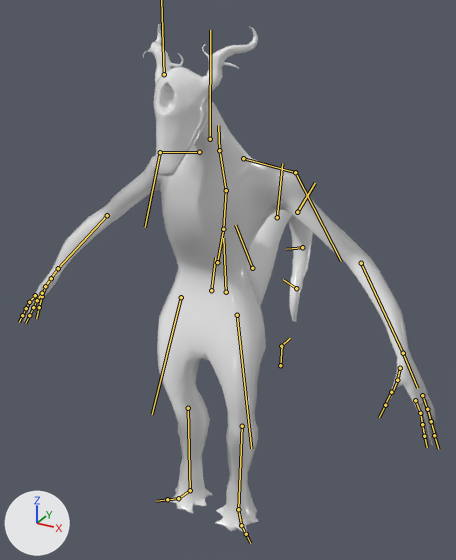
An edit to the FBX model Assets/Kaiju/kaiju idle.fbx, drawn before and after from the same camera.
Camera for both pictures: a 50 mm lens placed at (0.187, -0.318, 0.334), pointed at (-0.014, 0.047, 0.151). Lighting does not change. The marker at lower left points along +X, +Y and +Z. The bones that bend it are drawn over the model as lines.

The first picture shows 'kaiju_lp'.
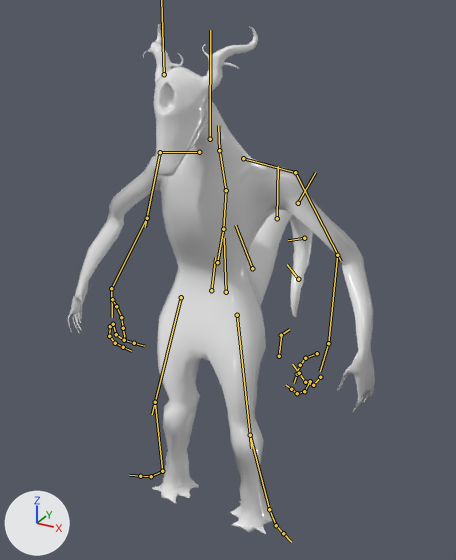
Commit message: adjust idle and walk kaiju
aggiunto idle e walk kaiju corretti

The newer file adds an action. The first version stands in its rest pose; the second is drawn at frame 135 of the action 'Take 001'.

What differs and where, as boxes [x1, y1, x2, y2] in the pictures (456 x 560 px):
'kaiju_lp', posed (26% narrower): before [21, 24, 437, 534]; after [68, 24, 375, 534]
bone 'mixamorig:LeftForeArm', root to tip: before (361, 263) to (403, 353); after (337, 255) to (328, 343)
bone 'mixamorig:LeftHand', root to tip: before (403, 353) to (417, 388); after (328, 343) to (320, 371)
bone 'mixamorig:LeftHandThumb1', root to tip: before (400, 368) to (397, 380); after (317, 353) to (305, 358)
bone 'mixamorig:LeftHandThumb2', root to tip: before (397, 380) to (392, 392); after (305, 358) to (300, 364)
bone 'mixamorig:LeftHandThumb3', root to tip: before (391, 392) to (385, 404); after (300, 365) to (296, 374)
bone 'mixamorig:LeftHandIndex1', root to tip: before (415, 400) to (420, 413); after (310, 381) to (304, 391)
bone 'mixamorig:LeftHandIndex2', root to tip: before (420, 413) to (422, 424); after (304, 391) to (297, 393)
bone 'mixamorig:LeftHandIndex3', root to tip: before (422, 424) to (424, 436); after (297, 393) to (291, 389)
bone 'mixamorig:LeftHandRing1', root to tip: before (422, 395) to (427, 409); after (320, 377) to (313, 385)
bone 'mixamorig:LeftHandRing2', root to tip: before (427, 409) to (431, 421); after (313, 385) to (305, 382)
bone 'mixamorig:LeftHandRing3', root to tip: before (431, 421) to (435, 435); after (305, 382) to (299, 373)
bone 'mixamorig:RightForeArm', root to tip: before (107, 215) to (58, 268); after (147, 218) to (111, 288)
bone 'mixamorig:RightHand', root to tip: before (58, 268) to (43, 288); after (111, 288) to (112, 317)
bone 'mixamorig:RightHandThumb1', root to tip: before (51, 278) to (45, 286); after (112, 299) to (116, 306)
bone 'mixamorig:RightHandThumb2', root to tip: before (45, 286) to (42, 296); after (116, 306) to (121, 317)
bone 'mixamorig:RightHandThumb3', root to tip: before (42, 296) to (39, 307); after (121, 317) to (123, 328)
bone 'mixamorig:RightHandIndex1', root to tip: before (35, 295) to (29, 302); after (110, 326) to (109, 336)
bone 'mixamorig:RightHandIndex2', root to tip: before (29, 302) to (26, 308); after (109, 336) to (115, 343)
bone 'mixamorig:RightHandIndex3', root to tip: before (26, 308) to (22, 315); after (115, 343) to (123, 347)
bone 'mixamorig:RightHandRing1', root to tip: before (42, 293) to (37, 300); after (113, 324) to (116, 334)
bone 'mixamorig:RightHandRing2', root to tip: before (37, 300) to (33, 307); after (116, 334) to (124, 340)
bone 'mixamorig:RightHandRing3', root to tip: before (33, 307) to (29, 315); after (124, 340) to (134, 343)
bone 'mixamorig:LeftLeg', root to tip: before (242, 426) to (238, 509); after (250, 435) to (269, 509)
bone 'mixamorig:LeftFoot', root to tip: before (238, 509) to (241, 525); after (269, 509) to (276, 525)
bone 'mixamorig:RightLeg', root to tip: before (188, 408) to (190, 490); after (155, 402) to (162, 471)
bone 'mixamorig:RightFoot', root to tip: before (190, 490) to (178, 498); after (162, 471) to (151, 476)
bone 'joint3', root to tip: before (277, 217) to (282, 163); after (277, 218) to (278, 166)
bone 'joint4', root to tip: before (297, 212) to (315, 183); after (298, 203) to (315, 172)
bone 'joint6', root to tip: before (296, 288) to (283, 279); after (298, 279) to (287, 264)

The edits, one by one:
Bone 'mixamorig:LeftForeArm' (bone_mixamorig_leftforearm) moves from (0.0, 0.0, 0.0) to (1.04, -1.43, 1.84).
Bone 'mixamorig:LeftForeArm' (bone_mixamorig_leftforearm) turns from (0, 0, 0) to (18, -7, 22) degrees about its own x, y and z.
Bone 'mixamorig:LeftHand' (bone_mixamorig_lefthand) turns from (0, 0, 0) to (26, 4, -27) degrees about its own x, y and z.
Bone 'mixamorig:LeftHandThumb1' (bone_mixamorig_lefthandthumb1) turns from (0, 0, 0) to (19, -2, 4) degrees about its own x, y and z.
Bone 'mixamorig:LeftHandThumb2' (bone_mixamorig_lefthandthumb2) turns from (0, 0, 0) to (-13, -21, -45) degrees about its own x, y and z.
Bone 'mixamorig:LeftHandThumb3' (bone_mixamorig_lefthandthumb3) turns from (0, 0, 0) to (-23, -1, 1) degrees about its own x, y and z.
Bone 'mixamorig:LeftHandIndex1' (bone_mixamorig_lefthandindex1) turns from (0, 0, 0) to (2, 12, 22) degrees about its own x, y and z.
Bone 'mixamorig:LeftHandIndex2' (bone_mixamorig_lefthandindex2) turns from (0, 0, 0) to (36, 2, -7) degrees about its own x, y and z.
Bone 'mixamorig:LeftHandIndex3' (bone_mixamorig_lefthandindex3) turns from (0, 0, 0) to (37, 2, -5) degrees about its own x, y and z.
Bone 'mixamorig:LeftHandRing1' (bone_mixamorig_lefthandring1) turns from (0, 0, 0) to (16, 2, 7) degrees about its own x, y and z.
Bone 'mixamorig:LeftHandRing2' (bone_mixamorig_lefthandring2) turns from (0, 0, 0) to (44, 2, -8) degrees about its own x, y and z.
Bone 'mixamorig:LeftHandRing3' (bone_mixamorig_lefthandring3) turns from (0, 0, 0) to (35, 2, -7) degrees about its own x, y and z.
Bone 'mixamorig:RightForeArm' (bone_mixamorig_rightforearm) moves from (0.0, 0.0, 0.0) to (-0.84, -1.73, 2.01).
Bone 'mixamorig:RightForeArm' (bone_mixamorig_rightforearm) turns from (0, 0, 0) to (21, 3, -21) degrees about its own x, y and z.
Bone 'mixamorig:RightHand' (bone_mixamorig_righthand) turns from (0, 0, 0) to (18, -3, 12) degrees about its own x, y and z.
Bone 'mixamorig:RightHandThumb1' (bone_mixamorig_righthandthumb1) turns from (0, 0, 0) to (20, 4, -8) degrees about its own x, y and z.
Bone 'mixamorig:RightHandThumb2' (bone_mixamorig_righthandthumb2) turns from (0, 0, 0) to (-14, 23, 47) degrees about its own x, y and z.
Bone 'mixamorig:RightHandThumb3' (bone_mixamorig_righthandthumb3) turns from (0, 0, 0) to (-22, 3, 7) degrees about its own x, y and z.
Bone 'mixamorig:RightHandIndex1' (bone_mixamorig_righthandindex1) turns from (0, 0, 0) to (6, -11, -25) degrees about its own x, y and z.
Bone 'mixamorig:RightHandIndex2' (bone_mixamorig_righthandindex2) turns from (0, 0, 0) to (29, -1, 5) degrees about its own x, y and z.
Bone 'mixamorig:RightHandIndex3' (bone_mixamorig_righthandindex3) turns from (0, 0, 0) to (25, -1, 3) degrees about its own x, y and z.
Bone 'mixamorig:RightHandRing1' (bone_mixamorig_righthandring1) turns from (0, 0, 0) to (14, -1, -8) degrees about its own x, y and z.
Bone 'mixamorig:RightHandRing2' (bone_mixamorig_righthandring2) turns from (0, 0, 0) to (32, -1, 5) degrees about its own x, y and z.
Bone 'mixamorig:RightHandRing3' (bone_mixamorig_righthandring3) turns from (0, 0, 0) to (20, -1, 4) degrees about its own x, y and z.
Bone 'mixamorig:LeftLeg' (bone_mixamorig_leftleg) moves from (0.0, 0.0, 0.0) to (-1.62, -1.16, 2.08).
Bone 'mixamorig:LeftLeg' (bone_mixamorig_leftleg) turns from (0, 0, 0) to (-14, -11, 10) degrees about its own x, y and z.
Bone 'mixamorig:LeftFoot' (bone_mixamorig_leftfoot) turns from (0, 0, 0) to (3, -13, -8) degrees about its own x, y and z.
Bone 'mixamorig:RightLeg' (bone_mixamorig_rightleg) moves from (0.0, 0.0, 0.0) to (1.36, -1.23, 2.11).
Bone 'mixamorig:RightLeg' (bone_mixamorig_rightleg) turns from (0, 0, 0) to (-12, 12, -8) degrees about its own x, y and z.
Bone 'mixamorig:RightFoot' (bone_mixamorig_rightfoot) turns from (0, 0, 0) to (2, 12, 6) degrees about its own x, y and z.
Bone 'joint3' (bone_joint3) turns from (0, 0, 0) to (0, 0, 13) degrees about its own x, y and z.
Bone 'joint4' (bone_joint4) turns from (0, 0, 0) to (0, 0, -9) degrees about its own x, y and z.
Bone 'joint6' (bone_joint6) turns from (0, 0, 0) to (0, 0, 9) degrees about its own x, y and z.
